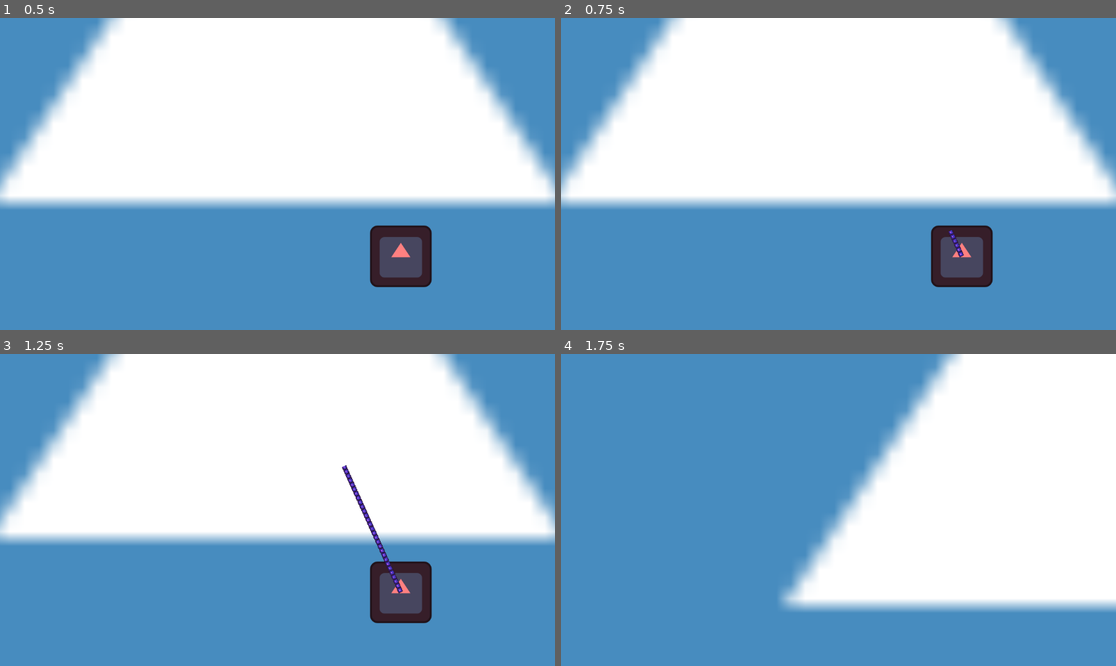
Above: before the commit, frames 1-4 (two rows, left to right).
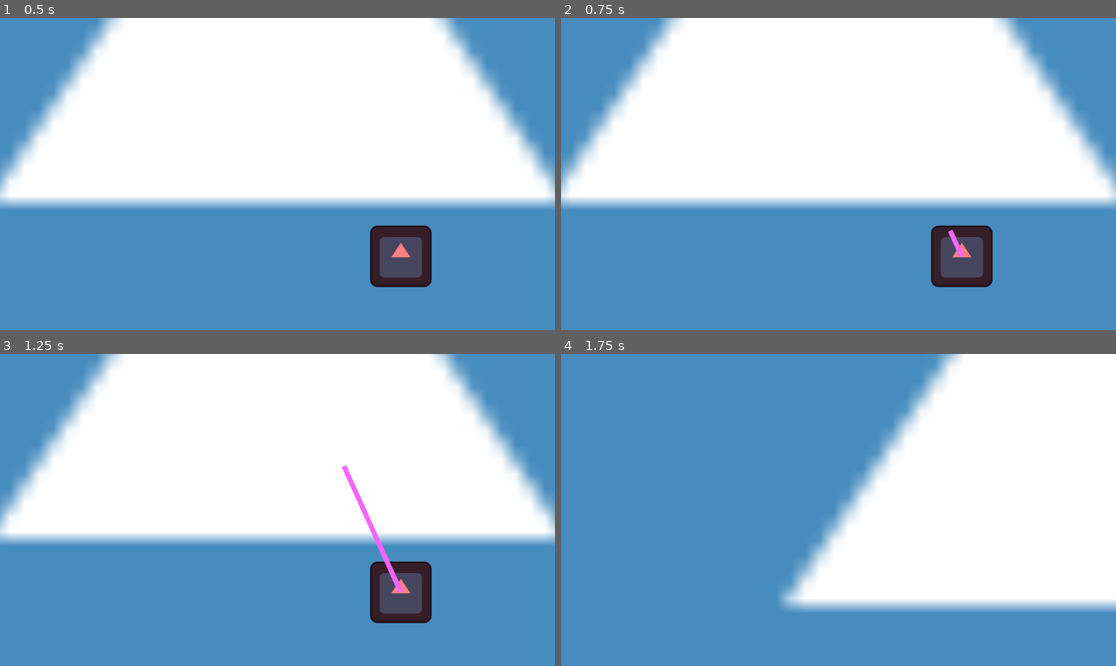
Above: after the commit, the same moments.

Repository: MaddestOfLads/jam-for-a-cause-team-stick-bug-game
Game: Godot game, scene res://Scene/map.tscn
Two runs of this game, one before a commit and one after it. Both use one fixed random seed, a clock stepped at 60 frames per second and the inputs below. The engine's default icon, where the game draws it, is replaced by a stand-in: a white triangle on a blue panel in a dark square.
Inputs (mouse positions are in pixels of both pictures, inside the frame that each line leads up to):
- Up to frame 1 (0.5 s): no input
- Up to frame 2 (0.75 s): tap Enter at 0.5 s; drag from (960, 255) to (894, 105) at 0.52 s
- Up to frame 3 (1.25 s): no input
- Up to frame 4 (1.75 s): tap Space at 1.25 s; drag from (727, 525) to (960, 591) at 1.27 s

Frame 1 is identical in both runs. In frame 2, less than 0.1% of the frame differs, in the area x 69-73%, y 67-77%; in frame 3, 0.4%, in the area x 61-73%, y 35-77%; in frame 4, nothing differs.

Commit message:
Move to physics query implementation to determine hovered entity

Diff:
--- a/Scene/bridge.tscn
+++ b/Scene/bridge.tscn
@@ -1,17 +1,10 @@
 [gd_scene format=3 uid="uid://bbfrx0mxarvxs"]
 
-[ext_resource type="Texture2D" uid="uid://cujvsfwpdtan4" path="res://icon.svg" id="1_auduq"]
 [ext_resource type="Script" uid="uid://dtrr5w11ck8r5" path="res://Script/bridge.gd" id="2_1kwlc"]
 
-[node name="Bridge" type="Line2D" unique_id=1402355537 node_paths=PackedStringArray("line_collider")]
-texture = ExtResource("1_auduq")
-texture_mode = 1
+[node name="Bridge" type="Area2D" unique_id=1004947237 node_paths=PackedStringArray("line_collider")]
+z_index = 2
 script = ExtResource("2_1kwlc")
-line_collider = NodePath("Area2D/CollisionShape2D")
+line_collider = NodePath("CollisionShape2D")
 
-[node name="Area2D" type="Area2D" parent="." unique_id=147385870]
-
-[node name="CollisionShape2D" type="CollisionShape2D" parent="Area2D" unique_id=1171148491]
-
-[connection signal="mouse_entered" from="Area2D" to="." method="_on_area_2d_mouse_entered"]
-[connection signal="mouse_exited" from="Area2D" to="." method="_on_area_2d_mouse_exited"]
+[node name="CollisionShape2D" type="CollisionShape2D" parent="." unique_id=1171148491]
--- a/Scene/island.tscn
+++ b/Scene/island.tscn
@@ -7,6 +7,7 @@
 size = Vector2(128, 128)
 
 [node name="Island" type="Area2D" unique_id=2017080390]
+z_index = 1
 script = ExtResource("1_bm5u3")
 
 [node name="CollisionShape2D" type="CollisionShape2D" parent="." unique_id=19922822]
--- a/Script/bridge.gd
+++ b/Script/bridge.gd
@@ -1,4 +1,5 @@
-class_name Bridge extends Line2D
+class_name Bridge extends Area2D
+
 
 var island_1: Island = null
 var island_2: Island = null
@@ -7,31 +8,42 @@
 var _hovered_modulate : Color = Color(1.0, 0.5, 0.5)
 
 @export var line_collider: CollisionShape2D = null
-const COLLIDER_PADDING: int = 4
+var line: Line2D = null
+const COLLIDER_PADDING: int = 6
 
 signal bridge_hovered(bridge)
 signal bridge_unhovered(bridge)
 
 
 func _init() -> void:
-	add_point(Vector2.ZERO)
-	add_point(Vector2.ZERO)
+	line = Line2D.new()
+	line.add_point(Vector2.ZERO)
+	line.add_point(Vector2.ZERO)
+	add_child(line)
 	modulate = _default_modulate
 
-#func build(start_island: Island, end_island: Island) -> Bridge:
-	#if(start_island == end_island):
-		#return null
-#
-	#island_1 = start_island
-	#island_2 = end_island
-#
-	#set_ends_to_islands()
-	#island_1.add_bridge(self)
-	#island_2.add_bridge(self)
-	#resize_collider()
-#
-	## TODO: change color to normal color
-	#return self
+func on_mouse_entered() -> void:
+	modulate = _hovered_modulate
+	bridge_hovered.emit(self)
+
+func on_mouse_exited() -> void:
+	modulate = _default_modulate
+	bridge_unhovered.emit()
+
+func build(start_island: Island, end_island: Island) -> Bridge:
+	if(start_island == end_island):
+		return null
+
+	island_1 = start_island
+	island_2 = end_island
+
+	set_ends_to_islands()
+	island_1.add_bridge(self)
+	island_2.add_bridge(self)
+	resize_collider()
+
+	# TODO: change color to normal color
+	return self
 
 func start_bridging(start_island : Island):
 	island_1 = start_island
@@ -48,29 +60,21 @@
 
 func set_ends(start : Vector2, end : Vector2):
 	if (start != null):
-		points[0] = start
+		line.points[0] = start
 	if (end != null):
-		points[1] = end
+		line.points[1] = end
 
 func set_ends_to_islands():
 	if (island_1 != null):
-		points[0] = island_1.position
+		line.points[0] = island_1.position
 	if (island_2 != null):
-		points[1] = island_2.position
+		line.points[1] = island_2.position
 
 func resize_collider() -> void:
-	line_collider.position = (points[0] + points[1]) / 2
-	line_collider.rotation = points[0].direction_to(points[1]).angle()
+	line_collider.position = (line.points[0] + line.points[1]) / 2
+	line_collider.rotation = line.points[0].direction_to(line.points[1]).angle()
 
-	var length = points[0].distance_to(points[1])
+	var length = line.points[0].distance_to(line.points[1])
 	var rect = RectangleShape2D.new()
-	rect.size = Vector2(length, width + COLLIDER_PADDING)
+	rect.size = Vector2(length, line.width + COLLIDER_PADDING)
 	line_collider.shape = rect
-
-func _on_area_2d_mouse_entered() -> void:
-	modulate = _hovered_modulate
-	bridge_hovered.emit(self)
-
-func _on_area_2d_mouse_exited() -> void:
-	modulate = _default_modulate
-	bridge_unhovered.emit()
--- a/Script/map.gd
+++ b/Script/map.gd
@@ -7,23 +7,17 @@
 @export var camera : Camera2D = null
 @export var island_and_bridge_root : Node = null
 
-var _hovered_island : Island = null # Used for drawing bridges; updated through signals emited by islands
-var _hovered_bridge: Bridge = null
 var _drawn_bridge : Bridge = null # Bridge that is currently being drawn; null if no bridge is being drawn.
 
+var _mouse_query: PhysicsPointQueryParameters2D = PhysicsPointQueryParameters2D.new()
+var _mouse_intersections: Array = []
+var _hovered_entity: Node = null
 
-func _ready() -> void:
-	connect_island_signals()
-
-func connect_island_signals():
-	for child : Node in island_and_bridge_root.get_children():
-		if child is Island:
-			child.island_hovered.connect(on_island_hovered)
-			child.island_no_longer_hovered.connect(on_island_no_longer_hovered)
 
 func _unhandled_input(event: InputEvent) -> void:
 	'''
 	For mouse movement:
+		- Queries intersection with pointer, gets current hovered entity with max Z Index
 		- If mouse is unclicked and there's a bridge being drawn, stop drawing bridge
 		- If mouse is clicked:
 			- If a bridge is already being drawn, move end of the bridge
@@ -37,38 +31,29 @@
 	'''
 
 	if event is InputEventMouseMotion:
+		_hovered_entity = get_hovered_entity()
+
 		if (not Input.is_action_pressed("left_click") and _drawn_bridge != null):
-			stop_drawing_bridge(_hovered_island)
+			stop_drawing_bridge()
 
 		elif Input.is_action_pressed("left_click"):
 			if (_drawn_bridge != null):
-				_drawn_bridge.points[1] += event.relative / camera.zoom
-			elif (_hovered_island != null):
-				start_drawing_bridge(_hovered_island)
+				_drawn_bridge.line.points[1] += (event.relative / camera.zoom)
+			elif _hovered_entity is Island:
+				start_drawing_bridge(_hovered_entity)
 			else:
 				camera.position -= event.relative / camera.zoom
 
 	elif event is InputEventMouseButton:
 		if event.is_pressed():
-			if event.button_index == MOUSE_BUTTON_LEFT and _hovered_bridge != null:
-				_hovered_bridge.burn_bridge()
-				_hovered_bridge = null
+			if event.button_index == MOUSE_BUTTON_LEFT and _hovered_entity is Bridge:
+				_hovered_entity.burn_bridge()
+
 			elif event.button_index == MOUSE_BUTTON_WHEEL_UP:
 				camera.zoom_out()
+
 			elif event.button_index == MOUSE_BUTTON_WHEEL_DOWN:
 				camera.zoom_in()
-
-func on_bridge_hovered(bridge: Bridge) -> void:
-	_hovered_bridge = bridge
-
-func on_bridge_unhovered() -> void:
-	_hovered_bridge = null
-
-func on_island_hovered(island : Island):
-	_hovered_island = island
-
-func on_island_no_longer_hovered():
-	_hovered_island = null
 
 func start_drawing_bridge(start_island : Island):
 	_drawn_bridge = _BRIDGE.instantiate()
@@ -76,24 +61,36 @@
 	island_and_bridge_root.add_child(_drawn_bridge)
 	return
 
-func stop_drawing_bridge(end_island : Island):
-	if (end_island == null && _drawn_bridge != null):
+func stop_drawing_bridge():
+	if (_hovered_entity == null or not _hovered_entity is Island) and _drawn_bridge != null:
 		print("Bridge failed!")
 		_drawn_bridge.queue_free()
-	elif (end_island == _drawn_bridge.island_1):
+	elif (_hovered_entity is Island and _hovered_entity == _drawn_bridge.island_1):
 		print("Can't bridge an island to itself!")
 		_drawn_bridge.queue_free()
 		pass # TODO: show a "same island" popup
-	elif(end_island.is_other_island_already_connected(_drawn_bridge.island_1)):
+	elif (_hovered_entity is Island and _hovered_entity.is_other_island_already_connected(_drawn_bridge.island_1)):
 		print("Island already connected!")
 		_drawn_bridge.queue_free()
 		pass # TODO: show an "island already connected" popup
 	else:
-		_drawn_bridge.island_2 = end_island
+		_drawn_bridge.island_2 = _hovered_entity
 		_drawn_bridge.set_ends_to_islands()
 		_drawn_bridge.island_1.add_bridge(_drawn_bridge)
 		_drawn_bridge.island_2.add_bridge(_drawn_bridge)
 		_drawn_bridge.resize_collider()
-		_drawn_bridge.bridge_hovered.connect(on_bridge_hovered)
-		_drawn_bridge.bridge_unhovered.connect(on_bridge_unhovered)
+		_drawn_bridge.mouse_entered.connect(_drawn_bridge.on_mouse_entered)
+		_drawn_bridge.mouse_exited.connect(_drawn_bridge.on_mouse_exited)
 	_drawn_bridge = null
+
+# Returns top-most hovered collider by Z Index
+func get_hovered_entity() -> Node:
+	_mouse_query.position = get_global_mouse_position()
+	_mouse_query.collide_with_areas = true
+	_mouse_intersections = get_world_2d().direct_space_state.intersect_point(_mouse_query)
+	_mouse_intersections.sort_custom(func(a, b): return a["collider"].z_index > b["collider"].z_index)
+
+	if _mouse_intersections.size() > 0:
+		return _mouse_intersections[0]["collider"]
+
+	return null
